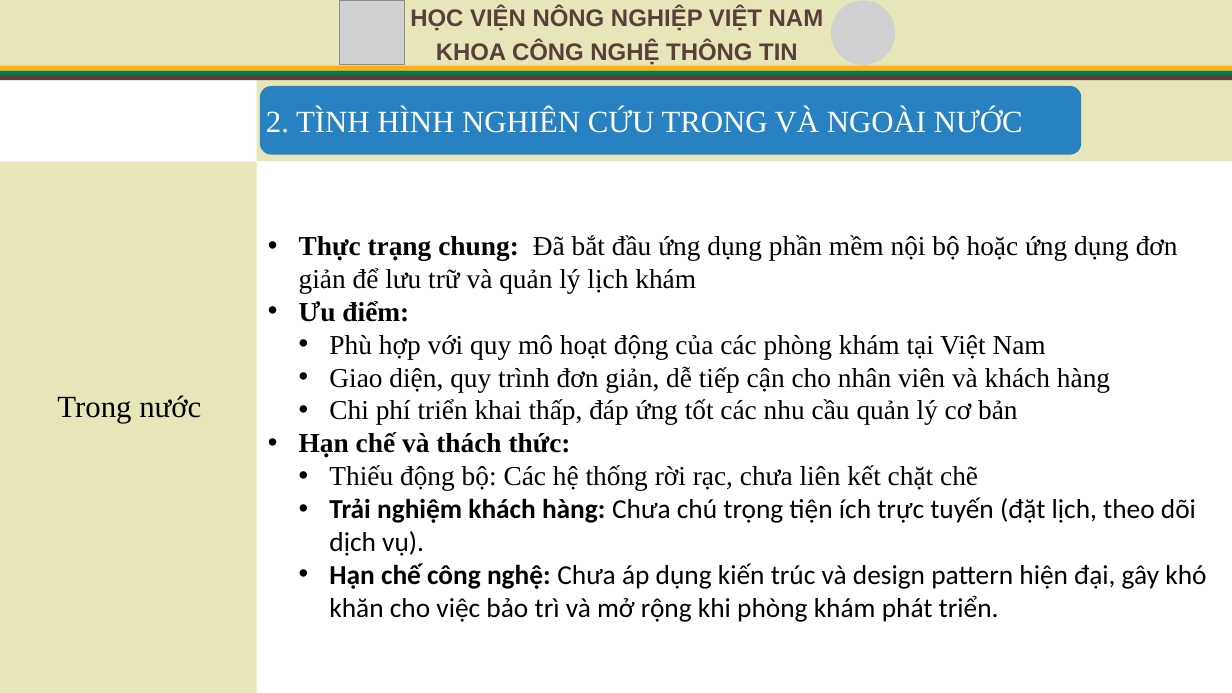
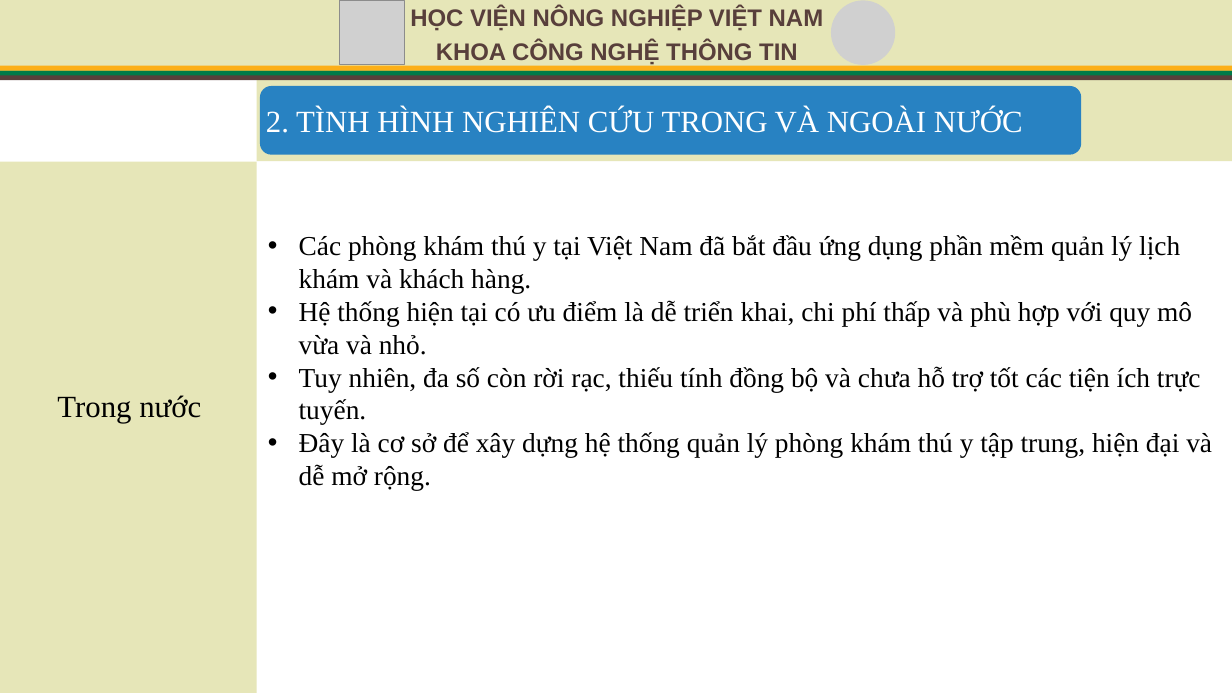
Before and after one commit to HungTran1412/veterinary-clinic-api, a slide deck: slide 8 of VeterinaryClinic.API/wwwroot/Document/TrinhChieu_KLTN.pptx. Drawn at 1232x693 pixels with LibreOffice and Linux fonts; fonts in the diff are those of the drawing; grey boxes stand for pictures. Boxes give left, top, right and bottom in pixels: in the first picture for what was removed or moved away, otherwise in the second. Text is boxed around its words. In the diff, an @@ line names an element or a change of style, - is before the commit and + after.

```diff
--- a/VeterinaryClinic.API/wwwroot/Document/TrinhChieu_KLTN.pptx
+++ b/VeterinaryClinic.API/wwwroot/Document/TrinhChieu_KLTN.pptx
@@ text at [299, 235, 1212, 490]: text changed @@
-• Thực trạng chung: Đã bắt đầu ứng dụng phần mềm nội bộ hoặc ứng dụng đơn giản để lưu trữ và quản lý lịch khám
-• Ưu điểm:
-  • Phù hợp với quy mô hoạt động của các phòng khám tại Việt Nam
-  • Giao diện, quy trình đơn giản, dễ tiếp cận cho nhân viên và khách hàng
-  • Chi phí triển khai thấp, đáp ứng tốt các nhu cầu quản lý cơ bản
-• Hạn chế và thách thức:
-  • Thiếu động bộ: Các hệ thống rời rạc, chưa liên kết chặt chẽ
-  • Trải nghiệm khách hàng: Chưa chú trọng tiện ích trực tuyến (đặt lịch, theo dõi dịch vụ).
-  • Hạn chế công nghệ: Chưa áp dụng kiến trúc và design pattern hiện đại, gây khó khăn cho việc bảo trì và mở rộng khi phòng khám phát triển.
+• Các phòng khám thú y tại Việt Nam đã bắt đầu ứng dụng phần mềm quản lý lịch khám và khách hàng.
+• Hệ thống hiện tại có ưu điểm là dễ triển khai, chi phí thấp và phù hợp với quy mô vừa và nhỏ.
+• Tuy nhiên, đa số còn rời rạc, thiếu tính đồng bộ và chưa hỗ trợ tốt các tiện ích trực tuyến.
+• Đây là cơ sở để xây dựng hệ thống quản lý phòng khám thú y tập trung, hiện đại và dễ mở rộng.
```
Also in this commit, not shown: 11 other slides changed, 5 slides removed, 1 other file.
